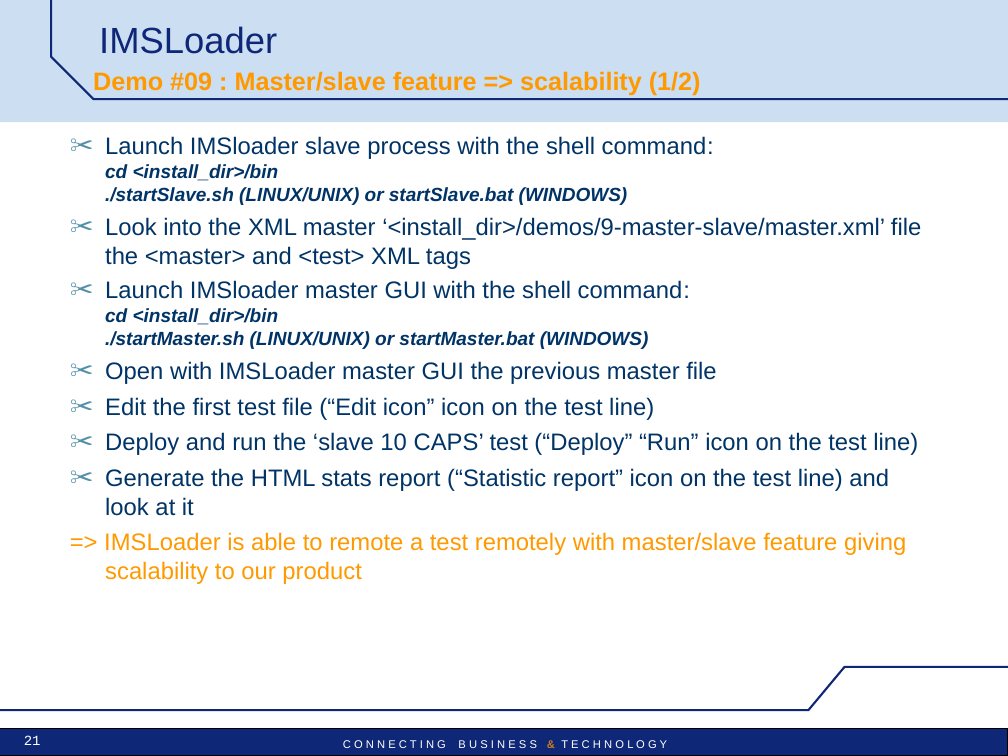
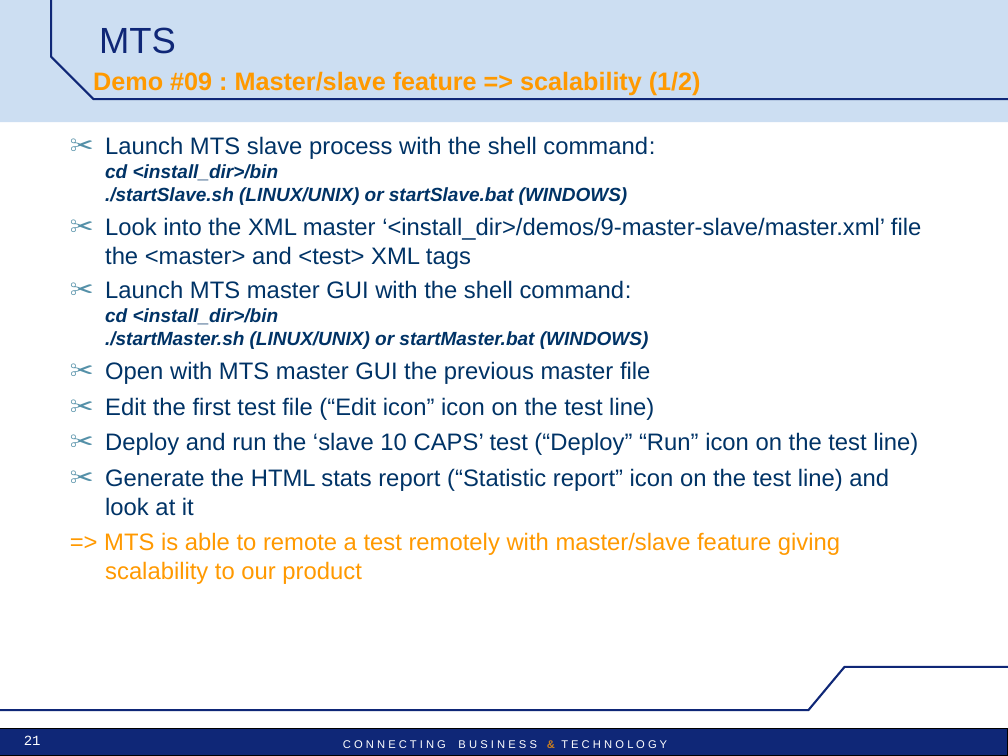
Before and after one commit to satishghiwari/mts-project, a slide deck: slide 21 of mts/src/main/doc/MTS-Pres-demos.ppt. Drawn at 1008x756 pixels with LibreOffice and Linux fonts; fonts in the diff are those of the drawing; background and template pictures are left out. Boxes give left, top, right and bottom in pixels: in the first picture for what was removed or moved away, otherwise in the second. Text is boxed around its words. In the diff, an @@ line names an element or a change of style, - is before the commit and + after.

```diff
--- a/mts/src/main/doc/MTS-Pres-demos.ppt
+++ b/mts/src/main/doc/MTS-Pres-demos.ppt
@@ title at [99,27,176,54]: text changed @@
-IMSLoader
+MTS
@@ text at [105,136,655,205]: text changed @@
-✂ Launch IMSloader slave process with the shell command:
-  cd <install_dir>/bin
-  ./startSlave.sh (LINUX/UNIX) or startSlave.bat (WINDOWS)
+✂ Launch MTS slave process with the shell command:
+  cd <install_dir>/bin
+  ./startSlave.sh (LINUX/UNIX) or startSlave.bat (WINDOWS)
@@ text at [105,280,650,384]: text changed @@
-✂ Launch IMSloader master GUI with the shell command:
-  cd <install_dir>/bin
-  ./startMaster.sh (LINUX/UNIX) or startMaster.bat (WINDOWS)
-✂ Open with IMSLoader master GUI the previous master file
+✂ Launch MTS master GUI with the shell command:
+  cd <install_dir>/bin
+  ./startMaster.sh (LINUX/UNIX) or startMaster.bat (WINDOWS)
+✂ Open with MTS master GUI the previous master file
@@ text at [104,532,840,584]: text changed @@
-=> IMSLoader is able to remote a test remotely with master/slave feature giving scalability to our product
+=> MTS is able to remote a test remotely with master/slave feature giving scalability to our product
```
Also in this commit, not shown: 24 other slides changed, 35 other files.
